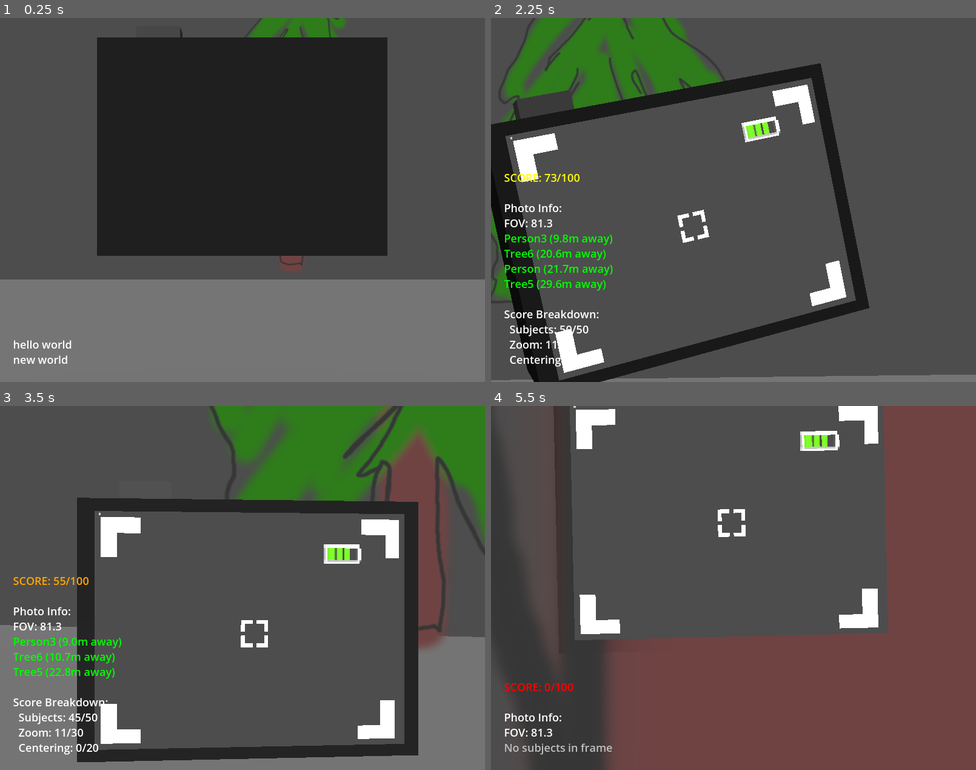
Above: before the commit, frames 1-4 (two rows, left to right).
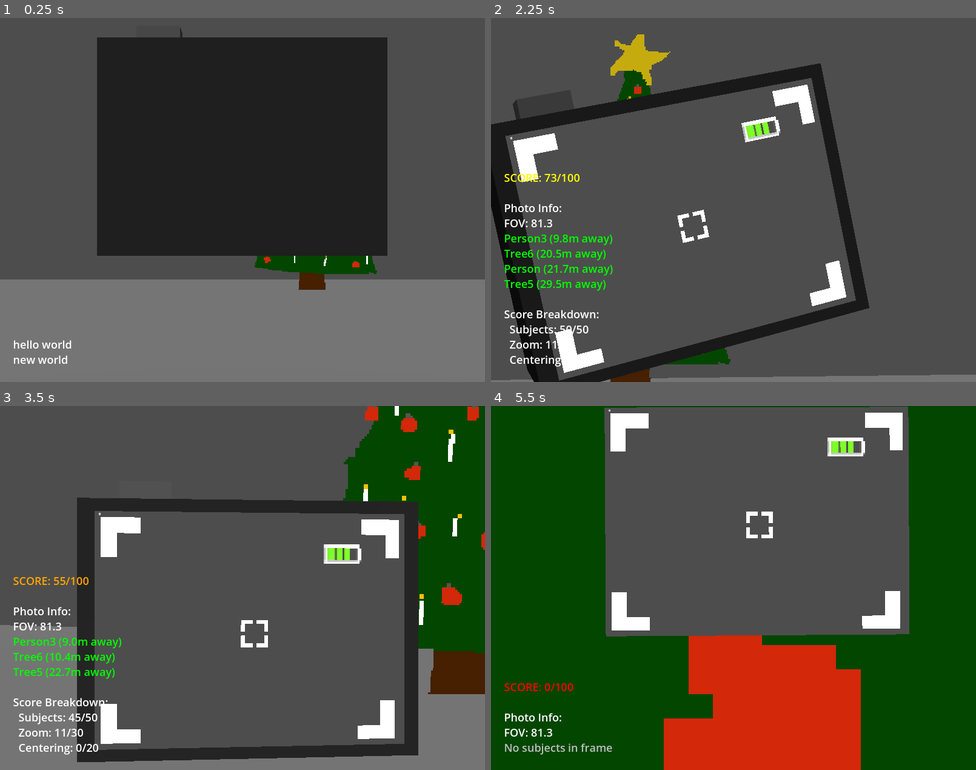
Above: after the commit, the same moments.

Repository: theowiik/xmas-game-jam-2025
Game: Godot game, scene res://scenes/main.tscn
Two runs of this game, one before a commit and one after it. Both use one fixed random seed, a clock stepped at 60 frames per second and the inputs below.
Inputs (mouse positions are in pixels of both pictures, inside the frame that each line leads up to):
- Up to frame 1 (0.25 s): no input
- Up to frame 2 (2.25 s): tap Enter (ui_accept) at 0.5 s; move the mouse to (757, 200) at 0.52 s; press the mouse at (757, 200) at 0.53 s; hold W (WALK_FORWARD) from 0.53 s (still down); tap Space (JUMP) at 0.77, 1.52 s; move the mouse to (709, 200) at 1.27 s; release the mouse at (709, 200) at 1.28 s; tap Mouse wheel up (ZOOM_IN) at 1.35 s; move the mouse to (743, 192) at 2.02 s; hold Mouse wheel down (ZOOM_OUT) from 2.03 s (still down)
- Up to frame 3 (3.5 s): keep holding W (WALK_FORWARD); move the mouse to (237, 595) at 2.77 s; release Mouse wheel down (ZOOM_OUT) at 2.78 s; click (237, 595) at 2.85 s; tap Space (JUMP) at 3.02 s
- Up to frame 4 (5.5 s): keep holding W (WALK_FORWARD); move the mouse to (767, 591) at 3.52 s; hold Mouse wheel up (ZOOM_IN) 3.53-4.28 s; tap Space (JUMP) at 3.77, 4.52 s; move the mouse to (694, 584) at 4.27 s; tap Mouse wheel down (ZOOM_OUT) at 4.35 s; move the mouse to (738, 588) at 5.02 s; press the mouse at (738, 588) at 5.03 s

The runs differ from the first frame. In frame 1, 2.2% of the frame differs, in the area x 51-78%, y 0-75%; in frame 2, 7.9%; in frame 3, 20%; in frame 4, 66%, in the area x 0-100%, y 0-100%.

Commit message:
Add smile player

Diff:
--- a/objects/person.tscn
+++ b/objects/person.tscn
@@ -1,8 +1,9 @@
-[gd_scene load_steps=7 format=3 uid="uid://ka2ji00su2ft"]
+[gd_scene load_steps=8 format=3 uid="uid://ka2ji00su2ft"]
 
 [ext_resource type="Texture2D" uid="uid://b36ifskhaht75" path="res://assets/sprites/person.png" id="1_7g1rn"]
 [ext_resource type="Script" uid="uid://cfbnye70hhhx1" path="res://scripts/person.gd" id="1_y1hso"]
 [ext_resource type="Texture2D" uid="uid://duok8sycbk74m" path="res://assets/sprites/person_smile.png" id="3_kt4bc"]
+[ext_resource type="AudioStream" uid="uid://c4nd4eprt71f5" path="res://assets/sfx/sample.wav" id="4_5v5nk"]
 
 [sub_resource type="CapsuleMesh" id="CapsuleMesh_7g1rn"]
 
@@ -15,6 +16,7 @@
 
 [node name="SmileSprite" type="Sprite3D" parent="."]
 transform = Transform3D(3, 0, 0, 0, 3, 0, 0, 0, 3, 0, 0, 0)
+visible = false
 billboard = 2
 texture_filter = 0
 texture = ExtResource("3_kt4bc")
@@ -44,3 +46,6 @@
 billboard = 1
 text = "SEE THE CAMERA!"
 outline_size = 8
+
+[node name="SmilePlayer" type="AudioStreamPlayer3D" parent="."]
+stream = ExtResource("4_5v5nk")
--- a/objects/store.tscn
+++ b/objects/store.tscn
@@ -1,6 +1,6 @@
 [gd_scene load_steps=4 format=3 uid="uid://db8ym36hjqs6c"]
 
-[ext_resource type="Texture2D" uid="uid://dmo6qtlfqljl" path="res://assets/sprites/store.png" id="1_oumfq"]
+[ext_resource type="Texture2D" uid="uid://dkcx07jg55trd" path="res://assets/sprites/store_2.png" id="1_oumfq"]
 
 [sub_resource type="BoxShape3D" id="BoxShape3D_nr3ms"]
 size = Vector3(5.542, 2.547, 1)
@@ -13,8 +13,9 @@
 shape = SubResource("BoxShape3D_nr3ms")
 
 [node name="Sprite3D" type="Sprite3D" parent="."]
-transform = Transform3D(0.28, 0, 0, 0, 0.28, 0, 0, 0, 0.28, 0, 0, 0)
+transform = Transform3D(1.575, 0, 0, 0, 1.575, 0, 0, 0, 1.575, 0, 0, 0)
 billboard = 2
+texture_filter = 0
 texture = ExtResource("1_oumfq")
 
 [node name="MeshInstance3D" type="MeshInstance3D" parent="."]
--- a/objects/tree.tscn
+++ b/objects/tree.tscn
@@ -1,10 +1,60 @@
-[gd_scene load_steps=2 format=3 uid="uid://bn1if5g85g55r"]
+[gd_scene load_steps=6 format=3 uid="uid://bn1if5g85g55r"]
 
-[ext_resource type="Texture2D" uid="uid://bh71en6tllg5i" path="res://assets/sprites/tree.png" id="1_j00qk"]
+[ext_resource type="Texture2D" uid="uid://ccbvew85reldf" path="res://assets/sprites/Gran.png" id="1_j00qk"]
+
+[sub_resource type="CylinderShape3D" id="CylinderShape3D_j00qk"]
+
+[sub_resource type="Animation" id="Animation_j00qk"]
+resource_name = "idle"
+loop_mode = 1
+tracks/0/type = "value"
+tracks/0/imported = false
+tracks/0/enabled = true
+tracks/0/path = NodePath("Sprite3D:frame")
+tracks/0/interp = 1
+tracks/0/loop_wrap = true
+tracks/0/keys = {
+"times": PackedFloat32Array(0, 0.5),
+"transitions": PackedFloat32Array(1, 1),
+"update": 1,
+"values": [0, 1]
+}
+
+[sub_resource type="Animation" id="Animation_d8ko4"]
+length = 0.001
+tracks/0/type = "value"
+tracks/0/imported = false
+tracks/0/enabled = true
+tracks/0/path = NodePath("Sprite3D:frame")
+tracks/0/interp = 1
+tracks/0/loop_wrap = true
+tracks/0/keys = {
+"times": PackedFloat32Array(0),
+"transitions": PackedFloat32Array(1),
+"update": 1,
+"values": [0]
+}
+
+[sub_resource type="AnimationLibrary" id="AnimationLibrary_d8ko4"]
+_data = {
+&"RESET": SubResource("Animation_d8ko4"),
+&"idle": SubResource("Animation_j00qk")
+}
 
 [node name="Tree" type="StaticBody3D" groups=["photogenic"]]
 
 [node name="Sprite3D" type="Sprite3D" parent="."]
-transform = Transform3D(0.32, 0, 0, 0, 0.32, 0, 0, 0, 0.32, 0, 0, 0)
+transform = Transform3D(2, 0, 0, 0, 2, 0, 0, 0, 2, 0, 0, 0)
 billboard = 2
+texture_filter = 0
 texture = ExtResource("1_j00qk")
+hframes = 2
+
+[node name="CollisionShape3D" type="CollisionShape3D" parent="."]
+shape = SubResource("CylinderShape3D_j00qk")
+
+[node name="AnimationPlayer" type="AnimationPlayer" parent="."]
+libraries = {
+&"": SubResource("AnimationLibrary_d8ko4")
+}
+autoplay = "idle"
--- a/scenes/main.tscn
+++ b/scenes/main.tscn
@@ -17,10 +17,10 @@
 [node name="Camera" parent="." instance=ExtResource("5_tbgi4")]
 
 [node name="Store" parent="." instance=ExtResource("3_sugp2")]
-transform = Transform3D(1, 0, 0, 0, 1, 0, 0, 0, 1, -9.700038, 1.1580691, -2.2665484)
+transform = Transform3D(1, 0, 0, 0, 1, 0, 0, 0, 1, -9.700038, 0.06974077, -2.2665484)
 
 [node name="Store2" parent="." instance=ExtResource("3_sugp2")]
-transform = Transform3D(1, 0, 0, 0, 1, 0, 0, 0, 1, -9.068752, 1.1580691, 6.3805304)
+transform = Transform3D(1, 0, 0, 0, 1, 0, 0, 0, 1, -9.068752, 0.091507435, 6.3805304)
 
 [node name="DirectionalLight3D" type="DirectionalLight3D" parent="."]
 transform = Transform3D(1, 0, 0, 0, 0.25881907, 0.9659258, 0, -0.9659258, 0.25881907, 0, 9.349139, 0)
@@ -88,16 +88,16 @@
 [node name="Trees" type="Node3D" parent="."]
 
 [node name="Tree2" parent="Trees" instance=ExtResource("4_jyhfs")]
-transform = Transform3D(1, 0, 0, 0, 1, 0, 0, 0, 1, -1.2526255, 2.8720775, 22.451021)
+transform = Transform3D(1, 0, 0, 0, 1, 0, 0, 0, 1, -1.2526255, 1.625006, 22.451021)
 
 [node name="Tree3" parent="Trees" instance=ExtResource("4_jyhfs")]
-transform = Transform3D(1, 0, 0, 0, 1, 0, 0, 0, 1, 22.613998, 2.8720775, 22.456896)
+transform = Transform3D(1, 0, 0, 0, 1, 0, 0, 0, 1, 22.613998, 1.5891261, 22.456896)
 
 [node name="Tree4" parent="Trees" instance=ExtResource("4_jyhfs")]
-transform = Transform3D(1, 0, 0, 0, 1, 0, 0, 0, 1, 23.079597, 2.8720765, -2.206089)
+transform = Transform3D(1, 0, 0, 0, 1, 0, 0, 0, 1, 23.079597, 1.6108708, -2.206089)
 
 [node name="Tree5" parent="Trees" instance=ExtResource("4_jyhfs")]
-transform = Transform3D(1, 0, 0, 0, 1, 0, 0, 0, 1, 21.831331, 2.8720775, -21.52565)
+transform = Transform3D(1, 0, 0, 0, 1, 0, 0, 0, 1, 21.831331, 1.5673804, -21.52565)
 
 [node name="Tree6" parent="Trees" instance=ExtResource("4_jyhfs")]
-transform = Transform3D(1, 0, 0, 0, 1, 0, 0, 0, 1, 1.6154099, 2.8720775, -22.05763)
+transform = Transform3D(1, 0, 0, 0, 1, 0, 0, 0, 1, 1.6154099, 1.6130638, -22.05763)
--- a/scripts/person.gd
+++ b/scripts/person.gd
@@ -4,6 +4,8 @@
 @onready var idle_sprite: Sprite3D = $IdleSprite
 @onready var smile_sprite: Sprite3D = $SmileSprite
 @onready var see_camera_label: Label3D = $SeeCameraLabel
+@onready var smile_player: AudioStreamPlayer3D = $SmilePlayer
+
 var speed: float = 5.0
 var min_wait_time: float = 0.5
 var max_wait_time: float = 2.0
@@ -15,6 +17,7 @@
 var default_color: Color = Color.WHITE
 var in_frame_color: Color = Color(0.3, 1.0, 0.3)  # Green tint
 var centered_color: Color = Color(1.0, 1.0, 0.3)  # Yellow tint
+
 
 func _ready() -> void:
 	# Camera reference will be set by Main.gd
Not shown, added: assets/sprites/Gran.png.import
Not shown, added: assets/sprites/store_2.png.import
